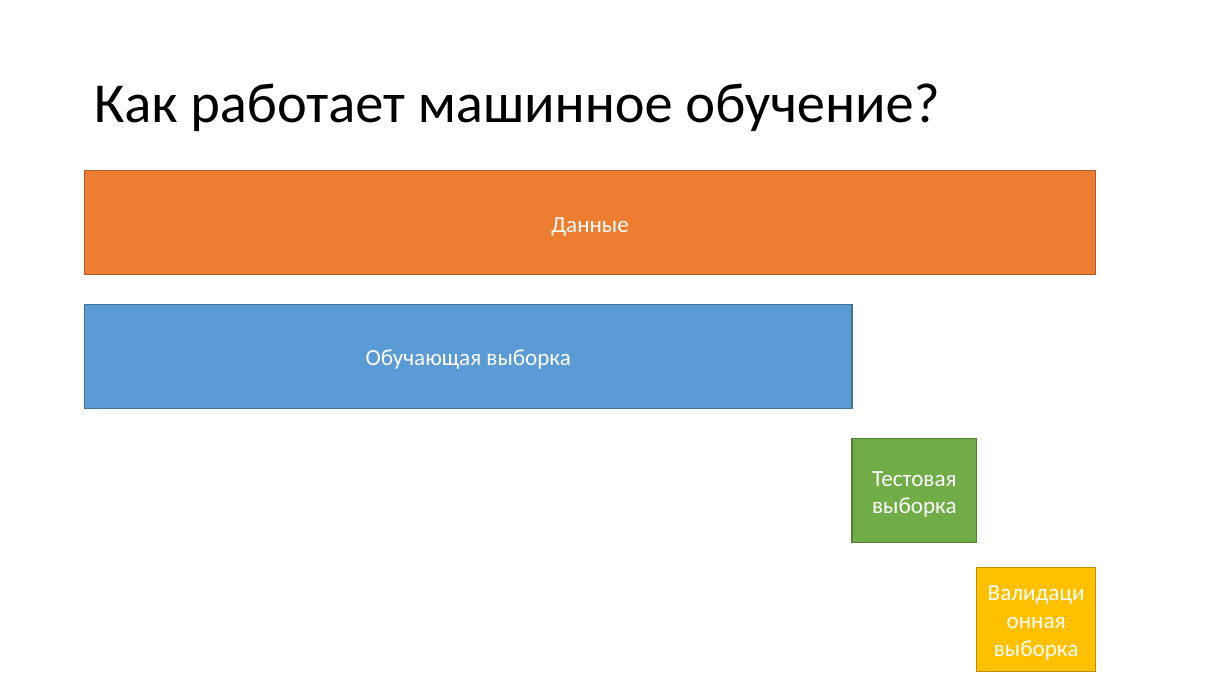
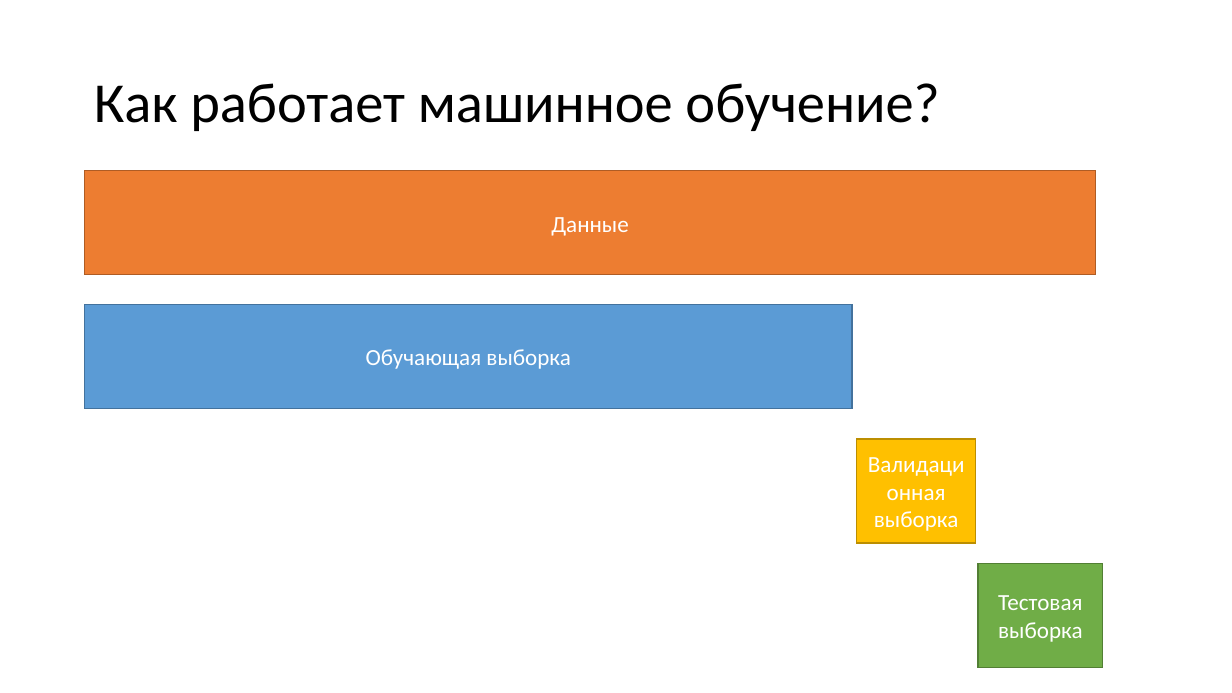
Before and after one commit to mosalov/AI_main_lectures, a slide deck: slide 15 of Лекция 1 09_09_2020.pptx. Drawn at 1232x693 pixels with LibreOffice and Linux fonts; fonts in the diff are those of the drawing. Boxes give left, top, right and bottom in pixels: in the first picture for what was removed or moved away, otherwise in the second. Text is boxed around its words. In the diff, an @@ line names an element or a change of style, - is before the commit and + after.

```diff
--- a/Лекция 1 09_09_2020.pptx
+++ b/Лекция 1 09_09_2020.pptx
@@ rectangle "Валидационная выборка": place and size @@
-rectangle "Валидационная выборка" at (977, 567, 1096, 672)
+rectangle "Валидационная выборка" at (857, 439, 976, 543)
@@ rectangle "Тестовая выборка": place and size @@
-rectangle "Тестовая выборка" at (852, 439, 977, 543)
+rectangle "Тестовая выборка" at (978, 564, 1103, 668)
```
Also in this commit, not shown: 1 other slide changed.
